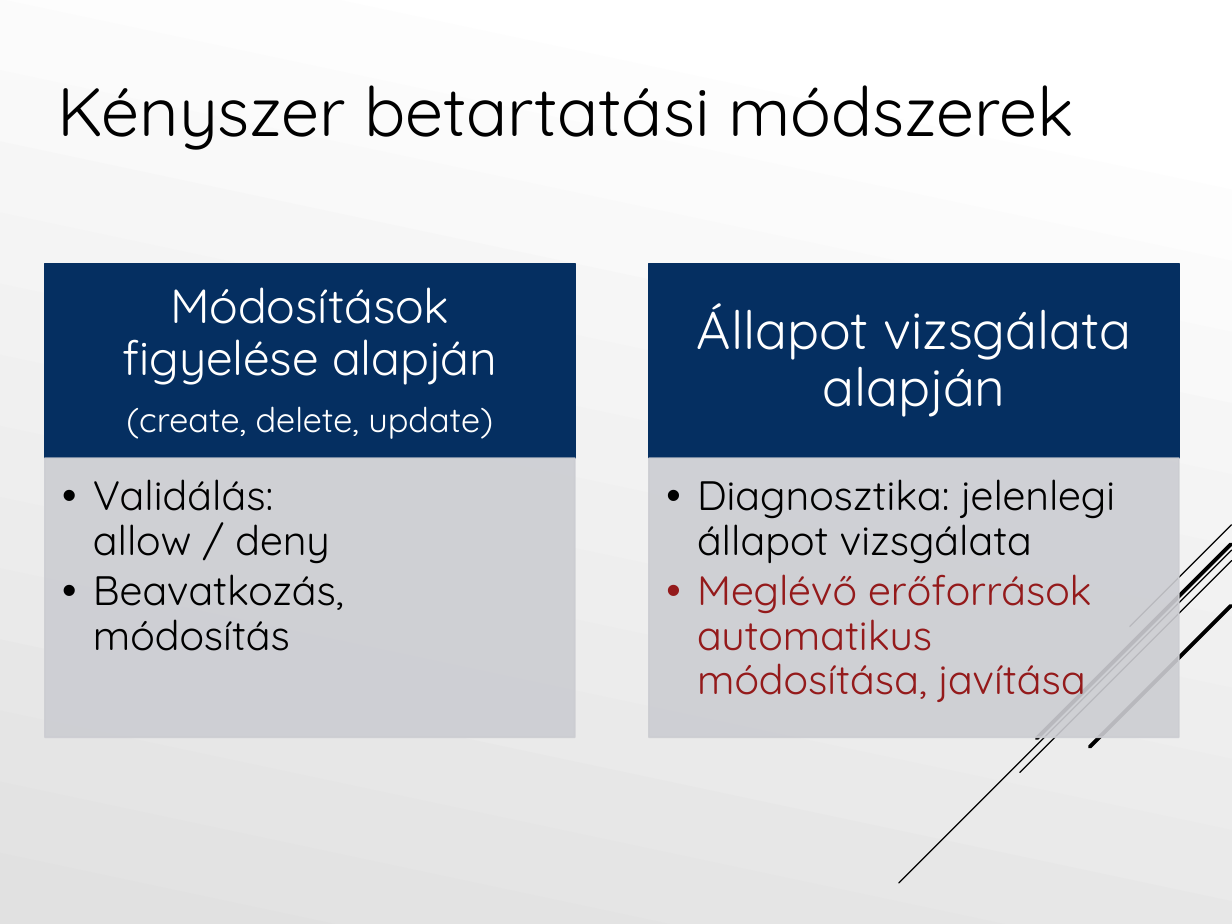
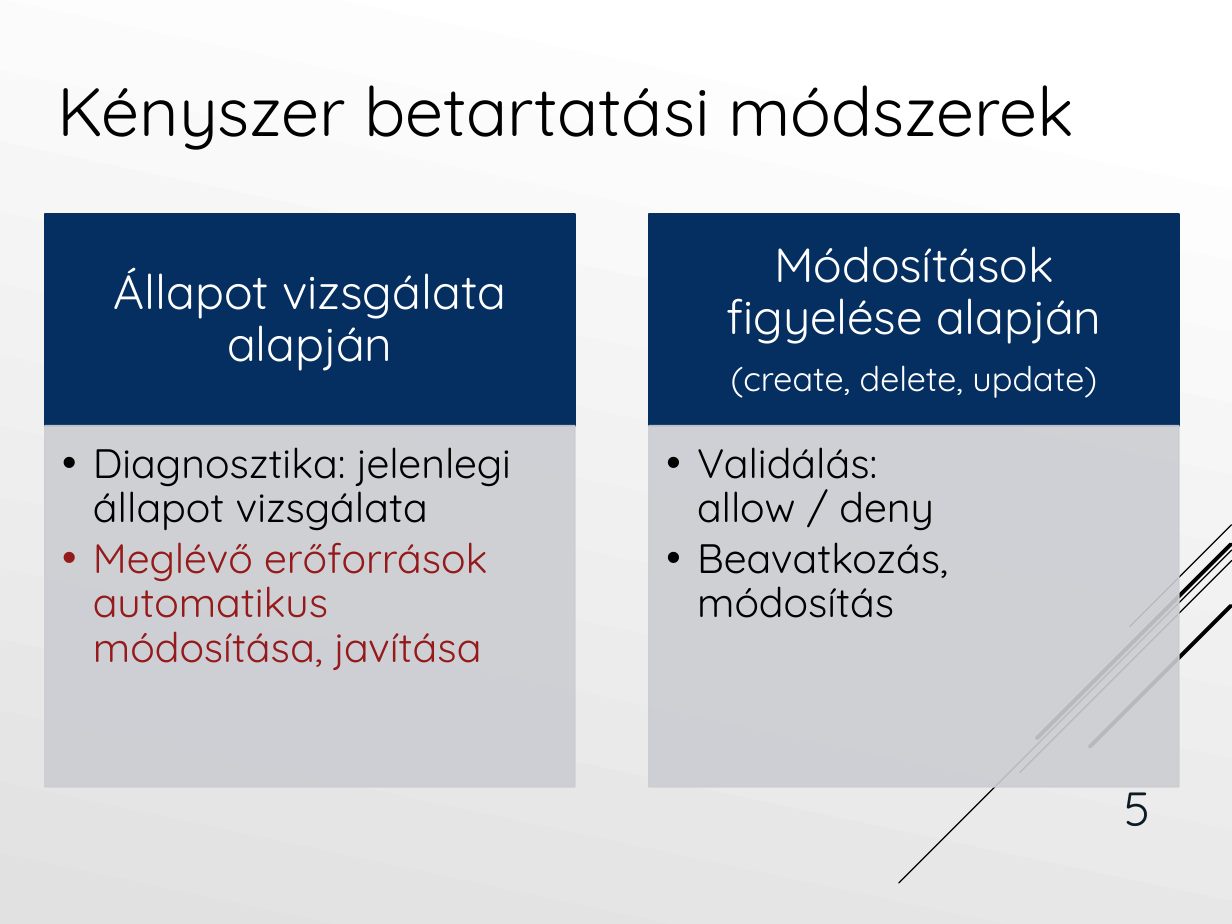
Before and after one commit to Tiegris/KonstrainR, a slide deck: slide 5 of ppt/prezi.pptx. Drawn at 1232x924 pixels with LibreOffice and Linux fonts; fonts in the diff are those of the drawing. Boxes give left, top, right and bottom in pixels: in the first picture for what was removed or moved away, otherwise in the second. Text is boxed around its words. In the diff, an @@ line names an element or a change of style, - is before the commit and + after.

```diff
--- a/ppt/prezi.pptx
+++ b/ppt/prezi.pptx
@@ rectangle: place and size @@
-rectangle at (44,264,574,458)
+rectangle at (44,214,574,426)
@@ text "Állapot vizsgálata alapján": place and size @@
-text "Állapot vizsgálata alapján" at (697,303,1131,417)
+text "Állapot vizsgálata alapján" at (114,267,506,371)
@@ text "Állapot vizsgálata alapján" at (114,267,506,371): size 31 to 28 pt; less space between paragraphs @@
@@ rectangle: place and size @@
-rectangle at (649,264,1179,458)
+rectangle at (649,214,1179,426)
@@ text "Módosítások figyelése alapján": place and size @@
-text "Módosítások figyelése alapján" at (122,287,497,439)
+text "Módosítások figyelése alapján" at (726,246,1101,398)
@@ rectangle: place and size @@
-rectangle at (44,458,574,738)
+rectangle at (44,426,574,787)
@@ text "Diagnosztika: jelenlegi állapot vizsgálata": place and size @@
-text "Diagnosztika: jelenlegi állapot vizsgálata" at (697,479,1115,702)
+text "Diagnosztika: jelenlegi állapot vizsgálata" at (93,447,511,670)
@@ rectangle: place and size @@
-rectangle at (649,458,1179,738)
+rectangle at (649,426,1179,787)
@@ text "Validálás: allow / deny": place and size @@
-text "Validálás: allow / deny" at (93,479,344,651)
+text "Validálás: allow / deny" at (697,447,948,618)
@@ page number added at (1124,792,1150,826), 28 pt, text #0D1B25 @@
+5
```
Also in this commit, not shown: 15 other slides changed, 6 slides added, 2 slides removed.
